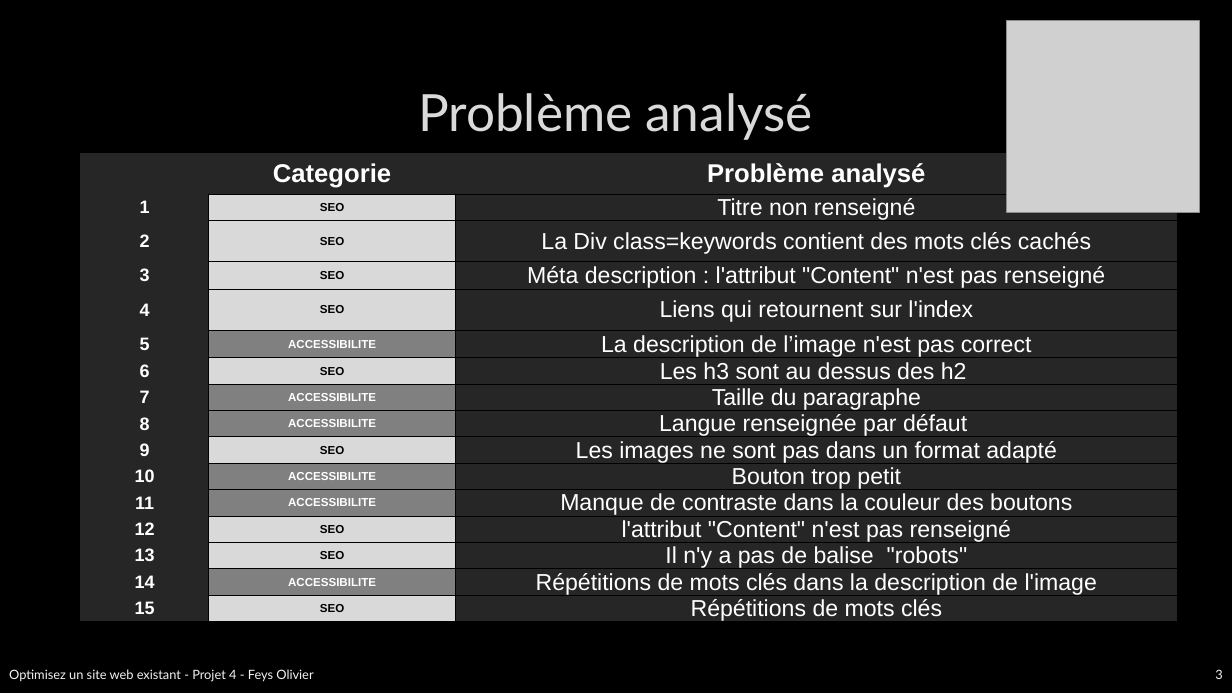
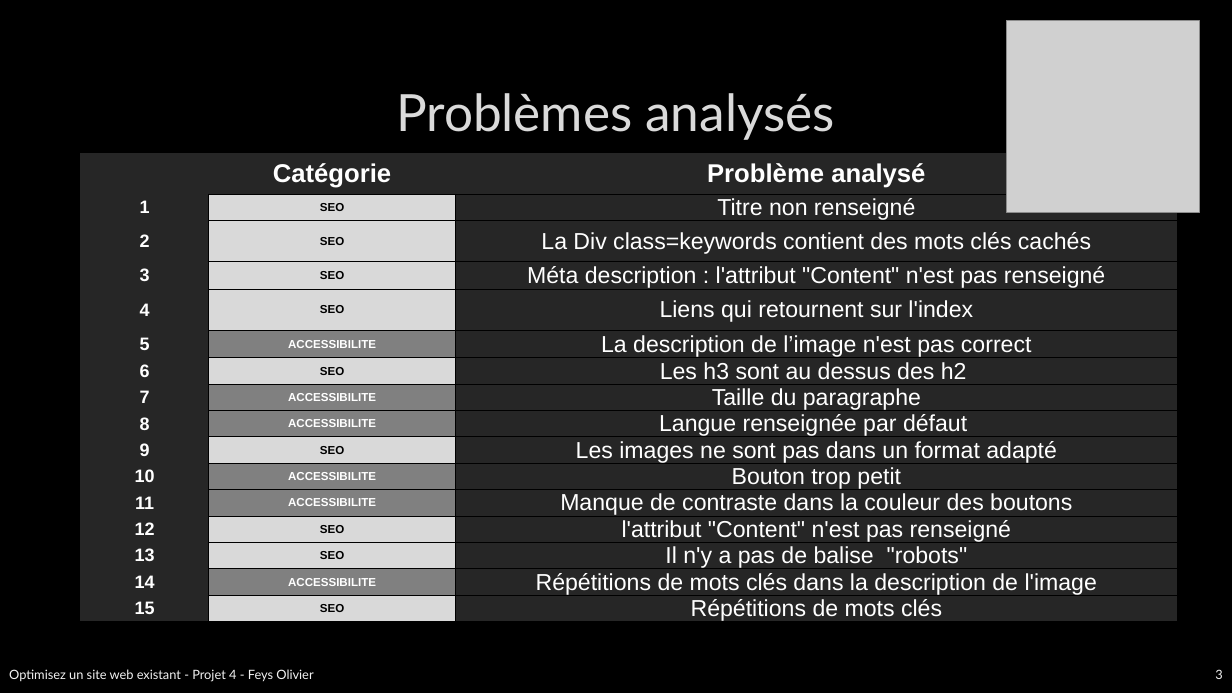
Before and after one commit to Olive59/Projet-4, a slide deck: slide 3 of p4-03-rapport.pptx. Drawn at 1232x693 pixels with LibreOffice and Linux fonts; fonts in the diff are those of the drawing; grey boxes stand for pictures; background and template pictures are left out. Boxes give left, top, right and bottom in pixels: in the first picture for what was removed or moved away, otherwise in the second. Text is boxed around its words. In the diff, an @@ line names an element or a change of style, - is before the commit and + after.

```diff
--- a/p4-03-rapport.pptx
+++ b/p4-03-rapport.pptx
@@ title at bbox=[396, 93, 835, 140]: text changed @@
-Problème analysé
+Problèmes analysés
@@ table at bbox=[80, 153, 1178, 643] @@
-row 1, column 2: Categorie
+row 1, column 2: Catégorie
```
Also in this commit, not shown: 3 other slides changed, 4 other files.
